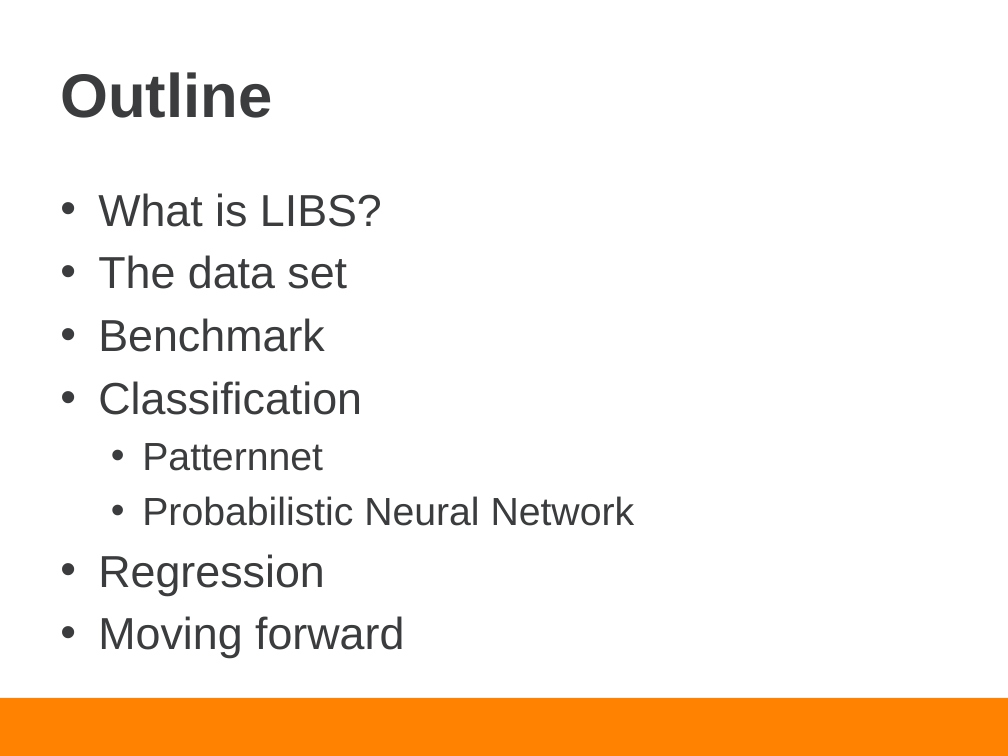
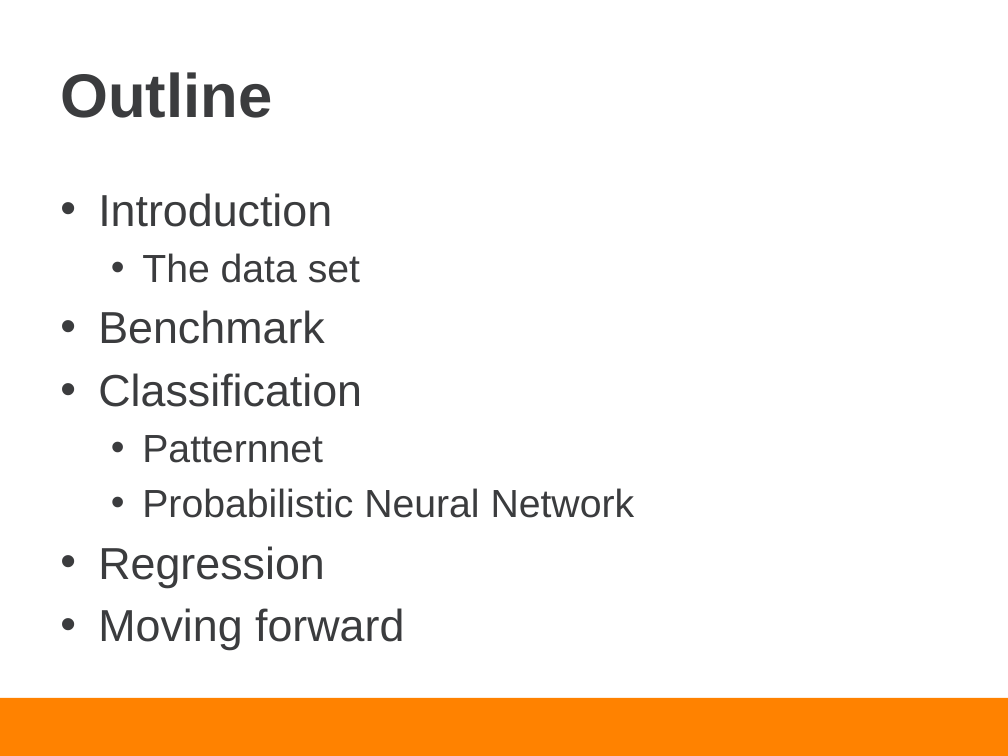
Before and after one commit to piovere/nucnotes, a slide deck: slide 2 of ne697neuralnetworks/project/presentation.pptx. Drawn at 1008x756 pixels with LibreOffice and Linux fonts; fonts in the diff are those of the drawing; background and template pictures are left out. Boxes give left, top, right and bottom in pixels: in the first picture for what was removed or moved away, otherwise in the second. Text is boxed around its words. In the diff, an @@ line names an element or a change of style, - is before the commit and + after.

Commit message:
presentation update

```diff
--- a/ne697neuralnetworks/project/presentation.pptx
+++ b/ne697neuralnetworks/project/presentation.pptx
@@ text at [98,193,332,227]: text changed @@
-• What is LIBS?
+• Introduction
@@ text at [142,253,360,283]: size 32 to 28 pt in "The data set"; list level 1 to 2 in "The data set" @@
```
Also in this commit, not shown: 10 slides added.
